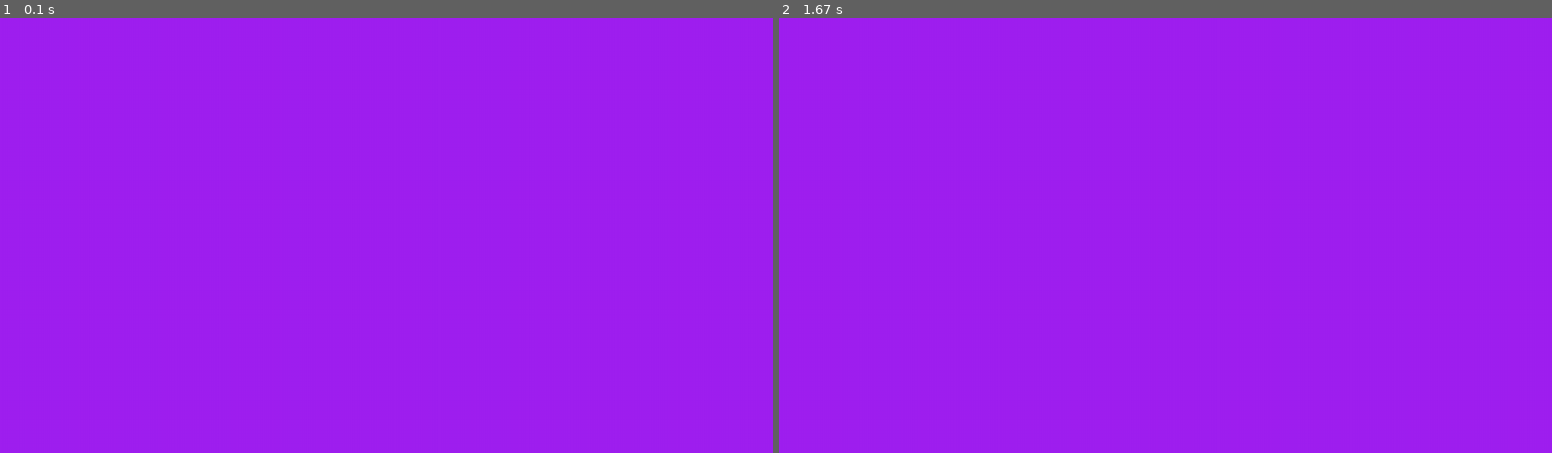
Above: before the commit, frames 1-2 (left to right).
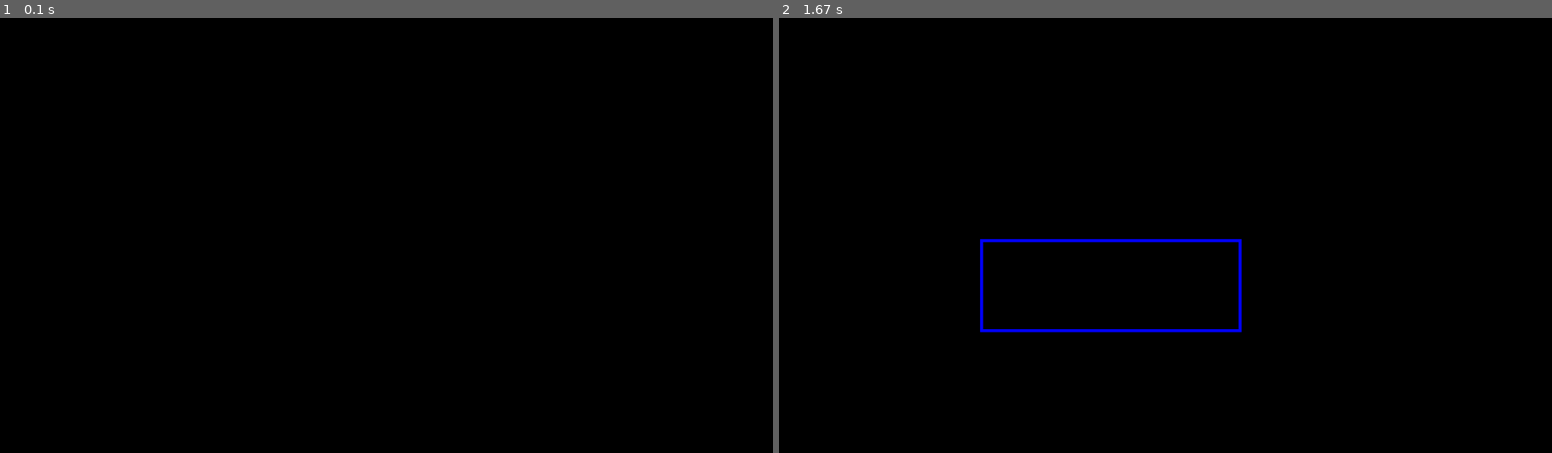
Above: after the commit, the same moments.

Repository: AKETSU-main/-PyGame
Game: pygame game, started from pg091224/main.py
Two runs of this game, one before a commit and one after it. Both use one fixed random seed, a clock stepped at 60 frames per second and the inputs below.
Inputs (mouse positions are in pixels of both pictures, inside the frame that each line leads up to):
- Up to frame 1 (0.1 s): no input
- Up to frame 2 (1.67 s): press the mouse at (979, 239) at 0.37 s; move the mouse to (1111, 283) at 0.47 s; release the mouse at (1242, 331) at 0.6 s

The runs differ from the first frame. In frame 1, 100% of the frame differs, in the area x 0-100%, y 0-100%; in frame 2, 100%.

Commit message:
приложение для рисования прямоугльников

Diff:
--- a/pg091224/main.py
+++ b/pg091224/main.py
@@ -14,24 +14,51 @@
     MYEVENTTYPE = pygame.USEREVENT + 1
     pygame.time.set_timer(MYEVENTTYPE, 1000)
 
+    # while running:
+    #     screen.fill("purple")
+    #     # poll for events
+    #     # pygame.QUIT event means the user clicked X to close your window
+    #     for event in pygame.event.get():
+    #         if event.type == pygame.QUIT:
+    #             running = False
+    #         if event.type == pygame.MOUSEMOTION:
+    #             pygame.draw.circle(screen, "red", event.pos, 40)
+    #             pygame.draw.circle(screen, "red", (event.pos[0], width - event.pos[1]), 40)
+    #             pygame.draw.circle(screen, "red", (height - event.pos[0], event.pos[1]), 40)
+    #         if event.type == MYEVENTTYPE:
+    #             print('Hello')
+    screen2 = pygame.Surface(screen.get_size())
+    x1, y1, w, h = 0, 0, 0, 0
+    drawing = False  # режим рисования выключен
     while running:
-        screen.fill("purple")
-        # poll for events
-        # pygame.QUIT event means the user clicked X to close your window
         for event in pygame.event.get():
             if event.type == pygame.QUIT:
                 running = False
+            if event.type == pygame.MOUSEBUTTONDOWN:
+                drawing = True  # включаем режим рисования
+                # запоминаем координаты одного угла
+                x1, y1 = event.pos
+            if event.type == pygame.MOUSEBUTTONUP:
+                # сохраняем нарисованное (на втором холсте)
+                screen2.blit(screen, (0, 0))
+                drawing = False
+                x1, y1, w, h = 0, 0, 0, 0
             if event.type == pygame.MOUSEMOTION:
-                pygame.draw.circle(screen, "red", event.pos, 40)
-                pygame.draw.circle(screen, "red", (event.pos[0], width - event.pos[1]), 40)
-                pygame.draw.circle(screen, "red", (height - event.pos[0], event.pos[1]), 40)
-            if event.type == MYEVENTTYPE:
-                print('Hello')
+                # запоминаем текущие размеры
+                if drawing:
+                    w, h = event.pos[0] - x1, event.pos[1] - y1
+        # рисуем на экране сохранённое на втором холсте
+        screen.fill(pygame.Color('black'))
+        screen.blit(screen2, (0, 0))
+        if drawing:  # и, если надо, текущий прямоугольник
+            if w > 0 and h > 0:
+                pygame.draw.rect(screen, (0, 0, 255), ((x1, y1), (w, h)), 5)
+            if w < 0 and h < 0:
+                pygame.draw.rect(screen, (0, 0, 255), ((x1 + w, y1 + h), (abs(w), abs(h))), 5)
+        pygame.display.flip()
         # fill the screen with a color to wipe away anything from last frame
 
         # flip() the display to put your work on screen
-        pygame.display.flip()
-
         # limits FPS to 60
         # dt is delta time in seconds since last frame, used for framerate-
         # independent physics.
